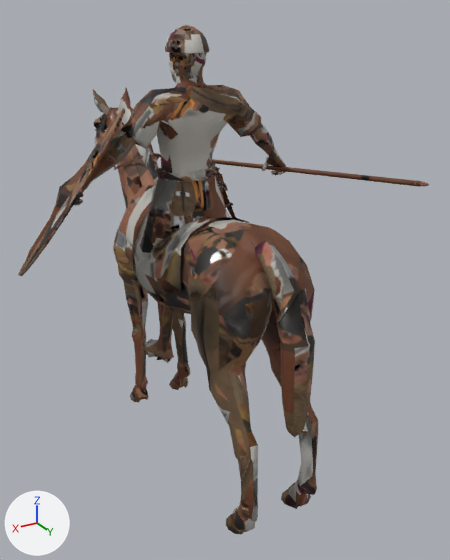
The glTF model public/battles/models/iberian-gallic-cavalry.glb as it was, and as the next commit left it.
The view is the same before and after, from a 50 mm lens placed at (1.43, 2.56, 2.3), pointed at (-0.2, -0.15, 0.94). Every picture has the same lights, and +X, +Y and +Z are marked at lower left. The first picture is the older version. Objects named as collision shapes, trigger or cutter boxes, shadow casters or lower levels of detail are left out. Vertices at exactly the same position are counted once.

In view in the first picture: 'LOD0'.
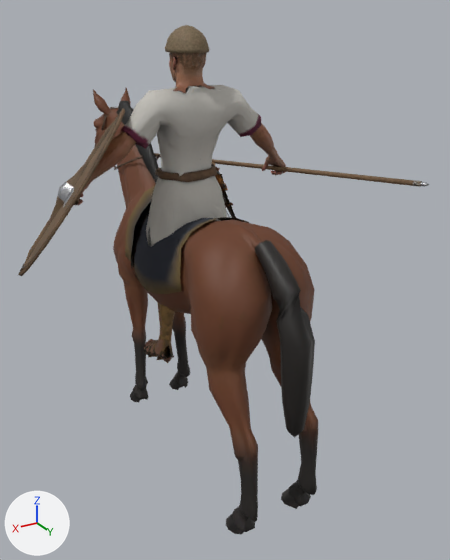
Location of each change, (x1, y1, x2, y2) in pixels of the pictures (450 x 560 px; the box of a moved part takes in the faces that stretch with it):
part 1 of me_lod0, moved or reshaped: before (140, 88, 248, 253); after (141, 89, 248, 247)
part 2 of me_lod0, surface changed: (18, 25, 429, 534) in both

The change, as a diff of the scene's bpy script:
```diff
--- a/public/battles/models/iberian-gallic-cavalry.glb.py
+++ b/public/battles/models/iberian-gallic-cavalry.glb.py
@@ me_lod0 @@
 # used by ob_lod0; location = (0.0, 0.0, 0.0)
-me_lod0.from_pydata(...)  # 3969 vertices, 7217 faces; spans x -0.88..0.87, y -1.55..0.84, z 0.0..2.24
+me_lod0.from_pydata(...)  # 3967 vertices, 7216 faces; spans x -0.88..0.87, y -1.55..0.84, z 0.0..2.24
+# me_lod0 part 1
+# 99 vertices are removed from x -0.26..0.27, y -0.34..-0.02, z 1.12..1.97
+# 243 faces are deleted
+# 17 vertices move from x -0.18..0.14, y -0.28..-0.03, z 1.27..1.56 to x -0.19..0.22, y -0.28..-0.04, z 1.25..1.56
+# 97 vertices are added at x -0.23..0.23, y -0.31..-0.02, z 1.13..1.97
+# 242 new faces join them
+# me_lod0 part 2: 6970 kept faces spanning x -0.88..0.87, y -1.55..0.84, z 0.0..2.24 get new texture (UV) coordinates
 me_lod0.materials.append(mat_iberian_gallic_cavalry)
```
